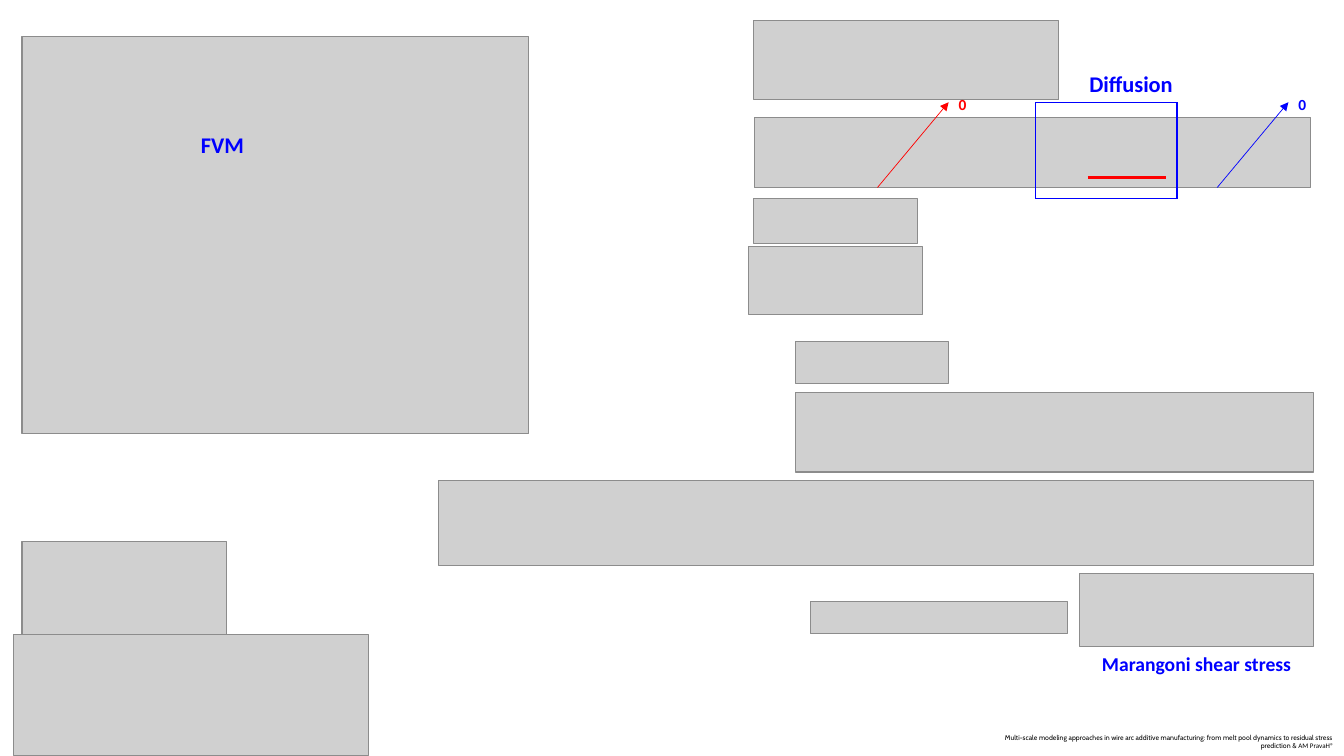
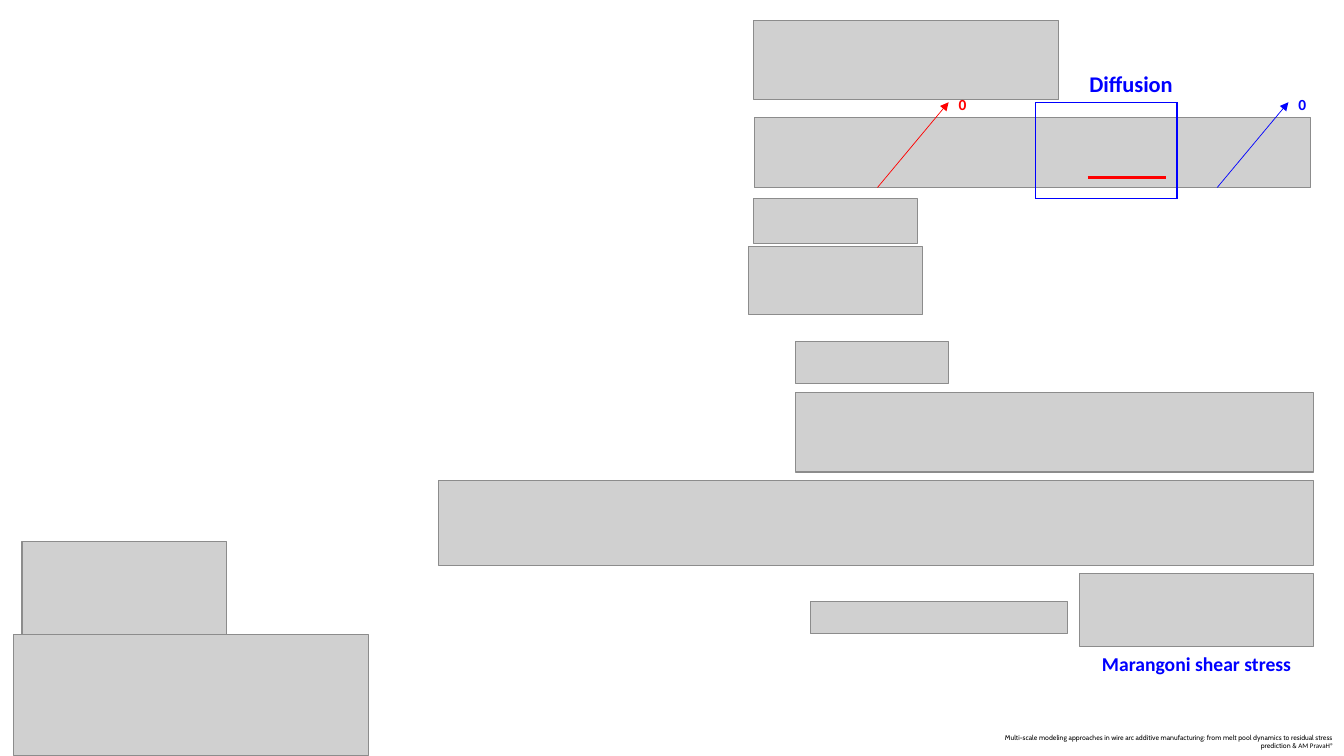
Before and after one commit to grossiRM/AM_FEG, a slide deck: slide 10 of Plano_V02_iii_AM_FEG/e____Modelagem_MA_Resumo_RMG.pptx (slide 11 before the commit). Drawn at 1344x756 pixels with LibreOffice and Linux fonts; fonts in the diff are those of the drawing; grey boxes stand for pictures. Boxes give left, top, right and bottom in pixels: in the first picture for what was removed or moved away, otherwise in the second. Text is boxed around its words. In the diff, an @@ line names an element or a change of style, - is before the commit and + after.

```diff
--- a/Plano_V02_iii_AM_FEG/e____Modelagem_MA_Resumo_RMG.pptx
+++ b/Plano_V02_iii_AM_FEG/e____Modelagem_MA_Resumo_RMG.pptx
@@ picture removed at box(22, 37, 529, 435) @@
@@ text removed at box(201, 138, 244, 153) @@
-FVM
```
Also in this commit, not shown: 5 other slides changed, 3 slides added, 2 slides removed, 12 other files.
